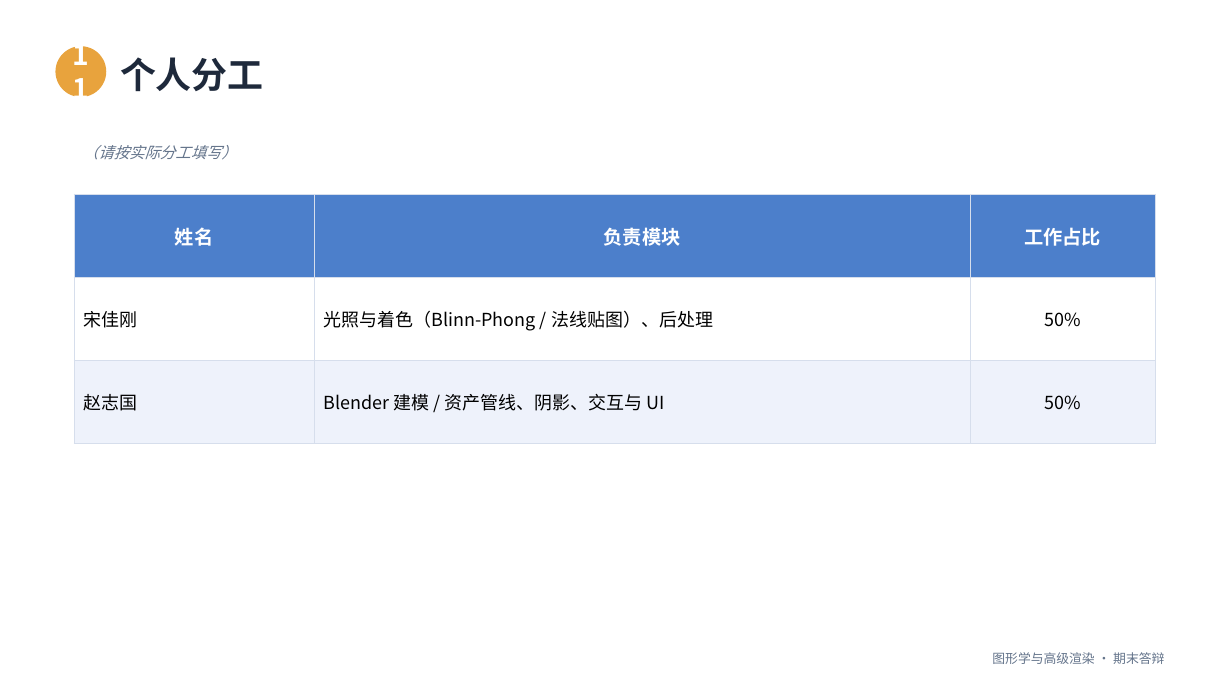
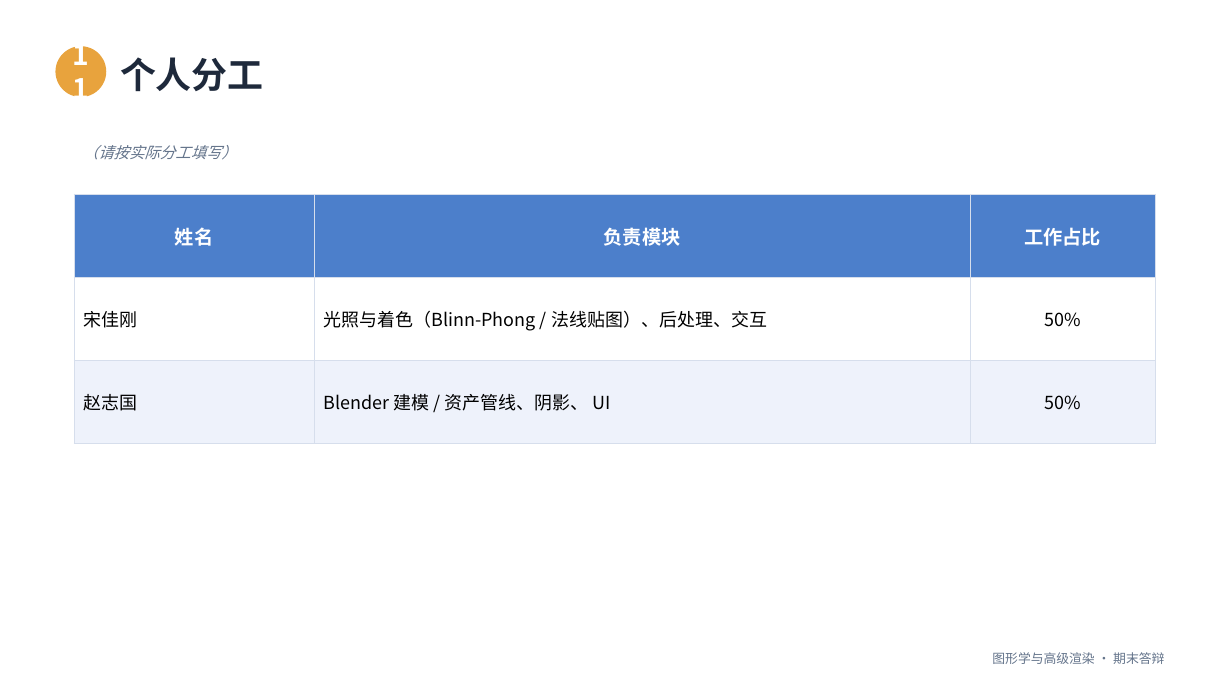
Before and after one commit to SongJiaGang-del/graphics-final, a slide deck: slide 13 of 宋佳刚 赵志国.pptx. Drawn at 1232x693 pixels with LibreOffice and Linux fonts; fonts in the diff are those of the drawing. Boxes give left, top, right and bottom in pixels: in the first picture for what was removed or moved away, otherwise in the second. Text is boxed around its words. In the diff, an @@ line names an element or a change of style, - is before the commit and + after.

```diff
--- a/宋佳刚 赵志国.pptx
+++ b/宋佳刚 赵志国.pptx
@@ table at <box>74,194,1155,444</box> @@
-row 2, column 2: 光照与着色（Blinn-Phong / 法线贴图）、后处理
+row 2, column 2: 光照与着色（Blinn-Phong / 法线贴图）、后处理、交互
-row 3, column 2: Blender 建模 / 资产管线、阴影、交互与 UI
+row 3, column 2: Blender 建模 / 资产管线、阴影、 UI
```
Also in this commit, not shown: 5 other slides changed.
